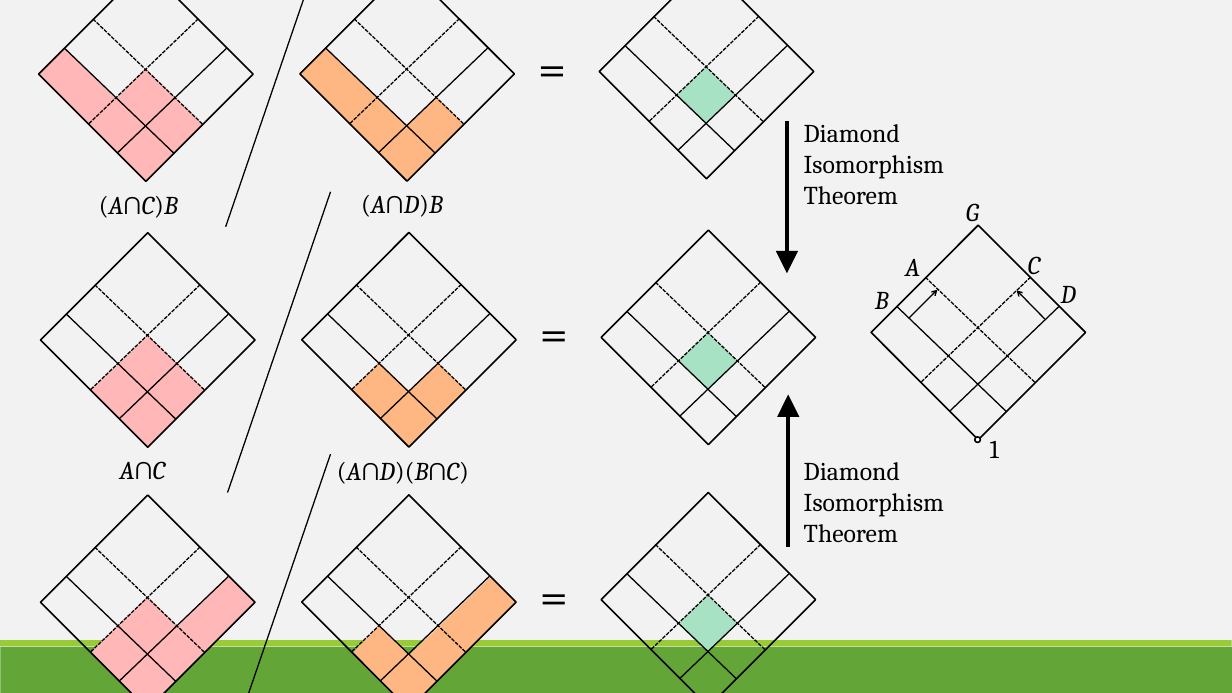
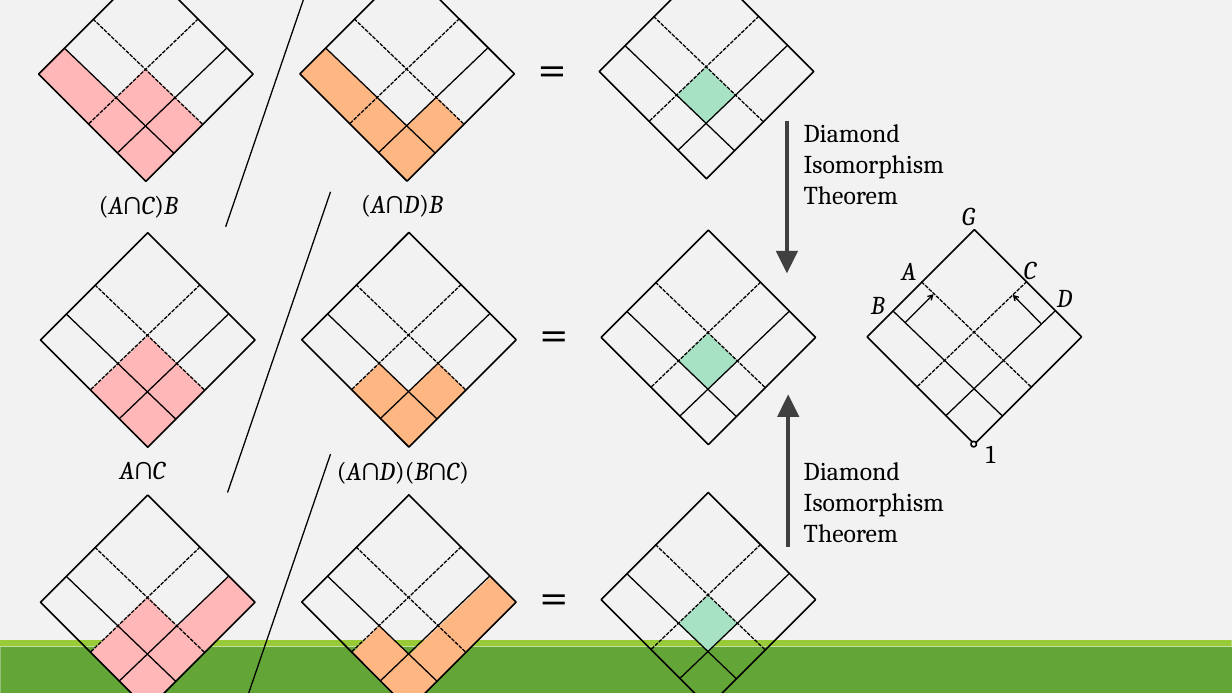
Before and after one commit to JuliaPoo/juliapoo.github.io, a slide deck: slide 5 of assets/posts/2022-12-15-homomorphism-illustrated/canvas.pptx. Drawn at 1232x693 pixels with LibreOffice and Linux fonts; fonts in the diff are those of the drawing. Boxes give left, top, right and bottom in pixels: in the first picture for what was removed or moved away, otherwise in the second. Text is boxed around its words. In the diff, an @@ line names an element or a change of style, - is before the commit and + after.

```diff
--- a/assets/posts/2022-12-15-homomorphism-illustrated/canvas.pptx
+++ b/assets/posts/2022-12-15-homomorphism-illustrated/canvas.pptx
@@ arrow (787, 121) - (787, 274): stroke #000000 3.5 pt to #404040 3.5 pt @@
@@ 6 texts, 4 lines, 2 freeform shapes, 2 arrows, 1 ellipse: place and size @@
-6 texts, 4 lines, 2 freeform shapes, 2 arrows, 1 ellipse at (849, 203, 1108, 458)
+6 texts, 4 lines, 2 freeform shapes, 2 arrows, 1 ellipse at (845, 207, 1104, 463)
@@ arrow (788, 395) - (788, 547): stroke #000000 3.5 pt to #404040 3.5 pt @@
```
Also in this commit, not shown: 1 other slide changed, 2 slides added, 3 other files.
